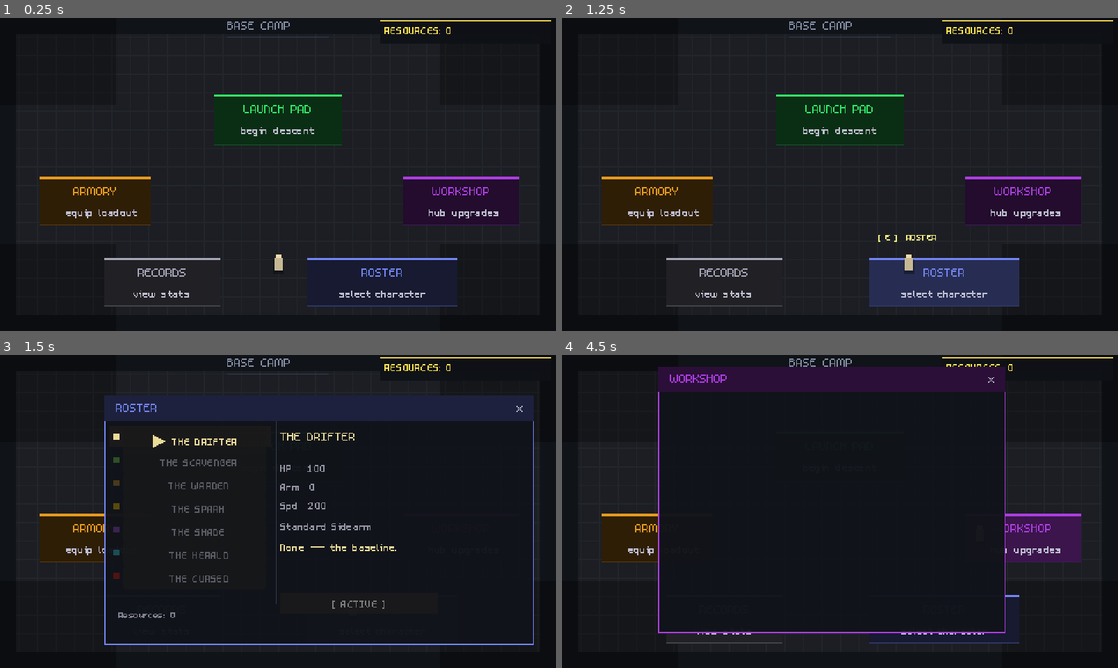
Above: before the commit, frames 1-4 (two rows, left to right).
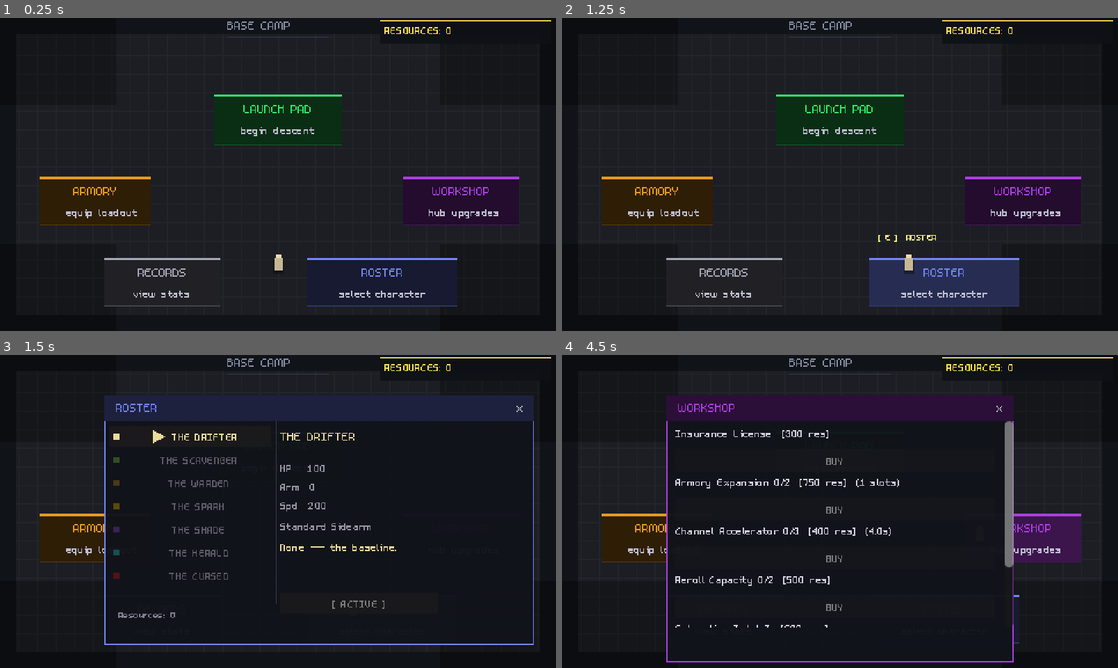
Above: after the commit, the same moments.

Repository: bizek/mfgtcbs
Game: Godot game, scene res://scenes/hub.tscn
The game is run twice, just before and just after one commit, with the same random seed, the same clock (stepped at 60 frames per second) and the same inputs.
Inputs (mouse positions are in pixels of both pictures, inside the frame that each line leads up to):
- Up to frame 1 (0.25 s): no input
- Up to frame 2 (1.25 s): tap Enter (ui_accept) at 0.5, 0.77 s; move the mouse to (962, 158) at 0.52 s; hold D (move_right) from 0.53 s (still down); click (962, 158) at 0.6 s
- Up to frame 3 (1.5 s): move the mouse to (166, 527) at 1.27 s; release D (move_right) at 1.28 s; hold S (move_down) from 1.28 s (still down); tap E (interact) at 1.35 s
- Up to frame 4 (4.5 s): tap Enter (ui_accept) at 1.52, 2.75, 3.77 s; release S (move_down) at 2 s; click "×" at 2 s; move the mouse to (895, 442) at 2.77 s; hold D (move_right) 2.78-3.53 s; tap Shift at 2.85 s; move the mouse to (812, 574) at 3.52 s; hold W (move_up) 3.53-4.28 s; click (812, 574) at 3.6 s; move the mouse to (1006, 558) at 4.27 s; hold A (move_left) from 4.28 s (still down); tap E (interact) at 4.35 s

Frames 1-2 are identical in both runs. In frame 3, 0.8% of the frame differs, in the area x 27-43%, y 24-73%; in frame 4, 10%, in the area x 17-82%, y 3-99%.
Error before the commit: Invalid assignment of property or key 'text' with value of type 'String' on a base object of type 'null instance'. (res://scripts/ui/hub_workshop_panel.gd:41)

Commit message:
Fix hub panel layouts and build workshop UI programmatically
Co-Authored-By: Claude Opus 4.6 <noreply@anthropic.com>

Diff:
--- a/scenes/ui/hub_armory_panel.tscn
+++ b/scenes/ui/hub_armory_panel.tscn
@@ -30,21 +30,15 @@
 layout_mode = 3
 anchors_preset = 0
 offset_left = 90.0
-offset_top = 35.0
+offset_top = 10.0
 offset_right = 390.0
-offset_bottom = 285.0
+offset_bottom = 260.0
 script = ExtResource("1_script")
 
 [node name="PanelBase" parent="." unique_id=651479519 instance=ExtResource("2_base")]
-layout_mode = 1
-anchors_preset = 15
-anchor_right = 1.0
-anchor_bottom = 1.0
-offset_left = -11.0
-offset_right = 29.0
-offset_bottom = -20.0
-grow_horizontal = 2
-grow_vertical = 2
+layout_mode = 0
+offset_right = 300.0
+offset_bottom = 250.0
 mouse_filter = 2
 theme_override_styles/panel = SubResource("StyleBoxFlat_vxasb")
 title_text = "ARMORY"
@@ -55,9 +49,6 @@
 anchors_preset = 15
 anchor_right = 1.0
 anchor_bottom = 1.0
-offset_left = -4.0
-offset_right = -1.0
-offset_bottom = 13.0
 grow_horizontal = 2
 grow_vertical = 2
 mouse_filter = 2
@@ -67,10 +58,6 @@
 anchors_preset = 15
 anchor_right = 1.0
 anchor_bottom = 1.0
-offset_left = -12.0
-offset_top = -1.0
-offset_right = -2.0
-offset_bottom = 18.0
 grow_horizontal = 2
 grow_vertical = 2
 mouse_filter = 2
--- a/scenes/ui/hub_workshop_panel.tscn
+++ b/scenes/ui/hub_workshop_panel.tscn
@@ -25,18 +25,9 @@
 script = ExtResource("1_script")
 
 [node name="PanelBase" parent="." unique_id=2008636417 instance=ExtResource("2_base")]
-layout_mode = 1
-anchors_preset = -1
-anchor_left = -0.023000002
-anchor_top = -0.108
-anchor_right = 0.97700006
-anchor_bottom = 0.892
-offset_left = 0.115820885
-offset_top = -0.02671814
-offset_right = 0.11581421
-offset_bottom = -0.02671814
-grow_horizontal = 2
-grow_vertical = 2
+layout_mode = 0
+offset_right = 300.0
+offset_bottom = 230.0
 theme_override_styles/panel = SubResource("StyleBoxFlat_afsn8")
 title_text = "WORKSHOP"
 accent_color = Color(0.68, 0.24, 0.88, 1)
--- a/scripts/ui/hub_roster_panel.gd
+++ b/scripts/ui/hub_roster_panel.gd
@@ -98,6 +98,8 @@
 		else:
 			name_col = Color(0.36, 0.36, 0.40)
 		_char_btns[i].add_theme_color_override("font_color", name_col)
+		_base.style_btn(_char_btns[i],
+				Color(0.0, 0.0, 0.0, 0.0), Color(0.15, 0.15, 0.20, 0.50), 2)
 
 		## Reconnect pressed signal (disconnect old first to avoid duplicates).
 		if _char_btns[i].pressed.get_connections().size() > 0:
--- a/scripts/ui/hub_workshop_panel.gd
+++ b/scripts/ui/hub_workshop_panel.gd
@@ -7,18 +7,18 @@
 
 @onready var _base: HubPanelBase = $PanelBase
 
-@onready var _insurance_name: Label  = $PanelBase/ContentContainer/WorkshopScroll/WorkshopInner/InsuranceNameLabel
-@onready var _insurance_btn:  Button = $PanelBase/ContentContainer/WorkshopScroll/WorkshopInner/InsuranceBtn
-@onready var _armory_name:    Label  = $PanelBase/ContentContainer/WorkshopScroll/WorkshopInner/ArmoryNameLabel
-@onready var _armory_btn:     Button = $PanelBase/ContentContainer/WorkshopScroll/WorkshopInner/ArmoryExpansionBtn
-@onready var _channel_name:   Label  = $PanelBase/ContentContainer/WorkshopScroll/WorkshopInner/ChannelAccelNameLabel
-@onready var _channel_btn:    Button = $PanelBase/ContentContainer/WorkshopScroll/WorkshopInner/ChannelAccelBtn
-@onready var _reroll_cap_name: Label  = $PanelBase/ContentContainer/WorkshopScroll/WorkshopInner/RerollCapNameLabel
-@onready var _reroll_cap_btn:  Button = $PanelBase/ContentContainer/WorkshopScroll/WorkshopInner/RerollCapBtn
-@onready var _intel_name:      Label  = $PanelBase/ContentContainer/WorkshopScroll/WorkshopInner/ExtractionIntelNameLabel
-@onready var _intel_btn:       Button = $PanelBase/ContentContainer/WorkshopScroll/WorkshopInner/ExtractionIntelBtn
-@onready var _hub_tier:       Label  = $PanelBase/ContentContainer/WorkshopScroll/WorkshopInner/HubTierLabel
-@onready var _spent:          Label  = $PanelBase/ContentContainer/WorkshopScroll/WorkshopInner/SpentLabel
+var _insurance_name: Label  = null
+var _insurance_btn:  Button = null
+var _armory_name:    Label  = null
+var _armory_btn:     Button = null
+var _channel_name:   Label  = null
+var _channel_btn:    Button = null
+var _reroll_cap_name: Label  = null
+var _reroll_cap_btn:  Button = null
+var _intel_name:      Label  = null
+var _intel_btn:       Button = null
+var _hub_tier:       Label  = null
+var _spent:          Label  = null
 
 var _pm: Node = null
 
@@ -26,7 +26,66 @@
 	_base.close_requested.connect(func(): close_requested.emit())
 	if Engine.is_editor_hint():
 		return
+	_build_ui()
 	populate(ProgressionManager)
+
+func _build_ui() -> void:
+	var content: Control = _base.get_content()
+	var font := HubPanelBase.PIXEL_FONT
+
+	var scroll := ScrollContainer.new()
+	scroll.position = Vector2(0, 0)
+	scroll.size = Vector2(HubPanelBase.PANEL_W, HubPanelBase.CONTENT_H)
+	scroll.horizontal_scroll_mode = ScrollContainer.SCROLL_MODE_DISABLED
+	content.add_child(scroll)
+
+	var vbox := VBoxContainer.new()
+	vbox.size_flags_horizontal = Control.SIZE_EXPAND_FILL
+	vbox.add_theme_constant_override("separation", 2)
+	## Inset content within the scroll area
+	var margin := MarginContainer.new()
+	margin.size_flags_horizontal = Control.SIZE_EXPAND_FILL
+	margin.size_flags_vertical = Control.SIZE_EXPAND_FILL
+	margin.add_theme_constant_override("margin_left", 8)
+	margin.add_theme_constant_override("margin_right", 8)
+	margin.add_theme_constant_override("margin_top", 4)
+	margin.add_theme_constant_override("margin_bottom", 4)
+	scroll.add_child(margin)
+	margin.add_child(vbox)
+
+	## Upgrade rows: [label_var, btn_var]
+	_insurance_name   = _add_row_label(vbox, font, HubPanelBase.FONT_BODY)
+	_insurance_btn    = _add_row_btn(vbox, font, HubPanelBase.FONT_BODY)
+	_armory_name      = _add_row_label(vbox, font, HubPanelBase.FONT_BODY)
+	_armory_btn       = _add_row_btn(vbox, font, HubPanelBase.FONT_BODY)
+	_channel_name     = _add_row_label(vbox, font, HubPanelBase.FONT_BODY)
+	_channel_btn      = _add_row_btn(vbox, font, HubPanelBase.FONT_BODY)
+	_reroll_cap_name  = _add_row_label(vbox, font, HubPanelBase.FONT_BODY)
+	_reroll_cap_btn   = _add_row_btn(vbox, font, HubPanelBase.FONT_BODY)
+	_intel_name       = _add_row_label(vbox, font, HubPanelBase.FONT_BODY)
+	_intel_btn        = _add_row_btn(vbox, font, HubPanelBase.FONT_BODY)
+
+	## Footer
+	_hub_tier = _add_row_label(vbox, font, HubPanelBase.FONT_DIM, Color(0.55, 0.55, 0.62))
+	_spent    = _add_row_label(vbox, font, HubPanelBase.FONT_DIM, Color(0.55, 0.55, 0.62))
+
+func _add_row_label(parent: Control, font: Font, font_size: int,
+		color: Color = Color(0.82, 0.82, 0.87)) -> Label:
+	var lbl := Label.new()
+	lbl.add_theme_font_override("font", font)
+	lbl.add_theme_font_size_override("font_size", font_size)
+	lbl.add_theme_color_override("font_color", color)
+	lbl.custom_minimum_size = Vector2(272, 18)
+	parent.add_child(lbl)
+	return lbl
+
+func _add_row_btn(parent: Control, font: Font, font_size: int) -> Button:
+	var btn := Button.new()
+	btn.add_theme_font_override("font", font)
+	btn.add_theme_font_size_override("font_size", font_size)
+	btn.custom_minimum_size = Vector2(272, 20)
+	parent.add_child(btn)
+	return btn
 
 func populate(pm: Node) -> void:
 	_pm = pm
Not shown: 1 places in scenes/ui/hub_armory_panel.tscn that only renumber resources
